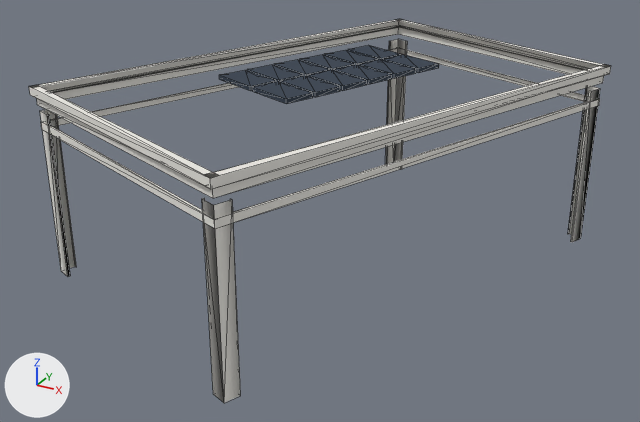
Two versions of the glTF model public/tiles/charneca/d_5_3.glb, one commit apart.
One viewpoint serves both versions: a 50 mm lens placed at (1081.64, 8587.19, 102.85), pointed at (1068.16, 8611.7, 90.6). Lighting does not change. The marker at lower left points along +X, +Y and +Z. The first picture is the older version. Mesh edges are drawn as thin lines. Where no turn or scale is listed for an object, it has been applied to the vertices. Vertices at exactly the same position are counted once.

Script lines for the objects in view, before the commit:
```python
me_detail = bpy.data.meshes.new('detail')
me_detail.from_pydata(...)  # 222 vertices, 208 faces; spans x -7.8..7.8, y -9.5..9.5, z -3.4..3.4
me_detail.materials.append(mat_detail)
ob_detail = bpy.data.objects.new('detail', me_detail)
ob_detail.location = (1068.2, 8612.43, 92.02)
```
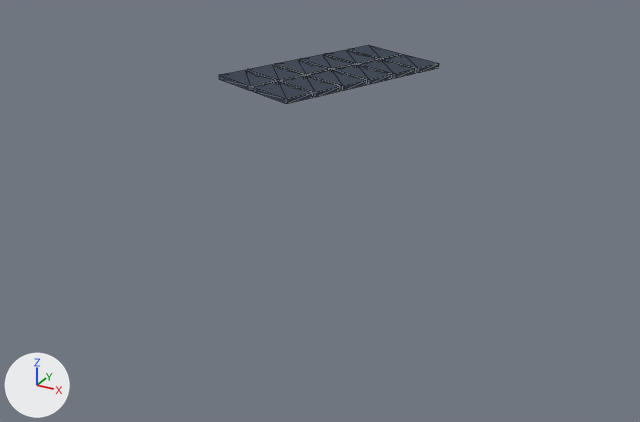
Where the newer file only moved an object's origin or applied its transform, the numbers keep the older frame.

Pixel boxes [x1, y1, x2, y2] of what changed, in the pictures (640 x 422 px):
```json
{"object": "detail", "change": "reshaped", "before": [29, 19, 611, 403], "after": [219, 45, 439, 104], "on screen": "62% narrower, 84% shorter"}
{"part": 1, "of": "me_detail", "change": "deleted", "before": [29, 19, 611, 403]}
```

Scene script edits in JSON lines:
```json
{"block": "me_detail", "where": "# used by ob_detail; location = (1068.2, 8612.43, 92.02)"}
{"op": "remove", "block": "me_detail", "code": "me_detail.from_pydata(...)  # 222 vertices, 208 faces; spans x -7.8..7.8, y -9.5..9.5, z -3.4..3.4"}
{"op": "add", "block": "me_detail", "code": "me_detail.from_pydata(...)  # 96 vertices, 120 faces; spans x -2.8..2.8, y -3.7..3.7, z 3.2..3.4"}
{"block": "me_detail", "change": "me_detail part 1: 19 loose pieces with 126 vertices, spanning x -7.8..7.8, y -9.5..9.5, z -3.4..3.2, are deleted"}
```
